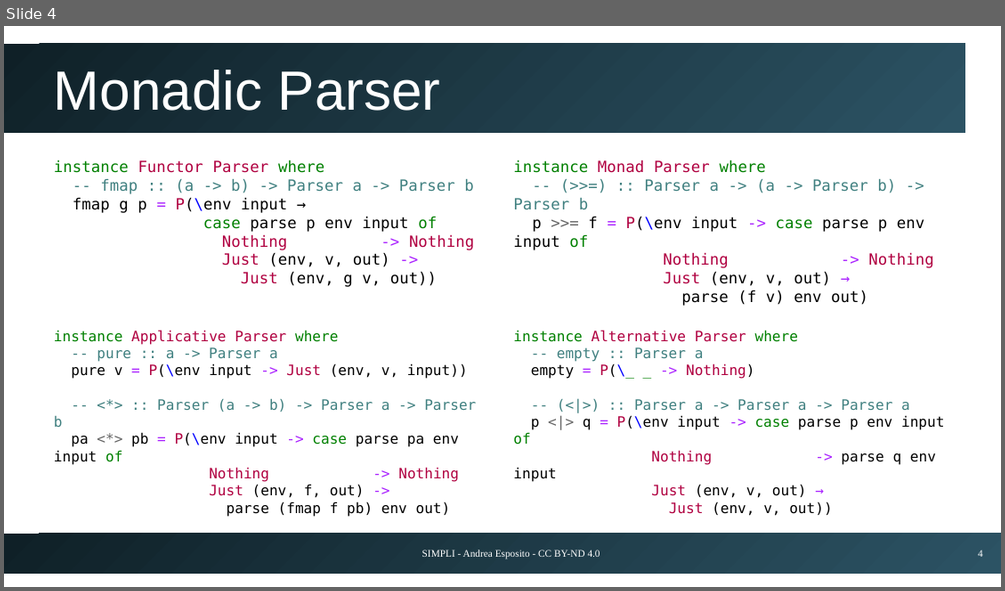
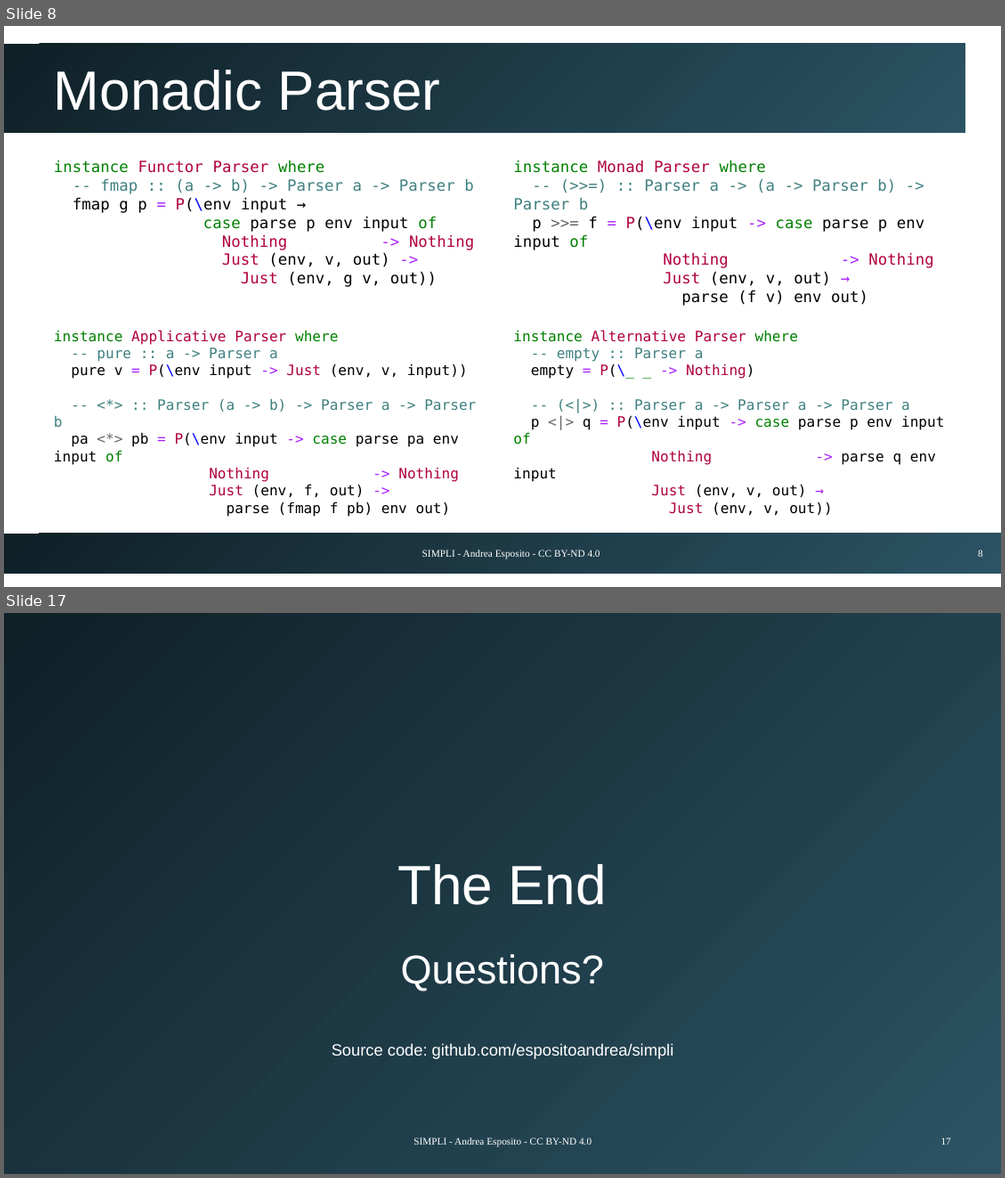
Before and after one commit to espositoandrea/simpli, a slide deck: docs/presentation.odp. Shown one above the other, each under a label of ours: slide 4 before the commit, slides 8 and 17 after it; the slides between them are not shown. The pictures are 1005x591 and 1005x1178 pixels, drawn with LibreOffice and Linux fonts; fonts in the diff are those of the drawing. Boxes give left, top, right and bottom in pixels: in the first picture for what was removed or moved away, otherwise in the second. Text is boxed around its words. In the diff, an @@ line names an element or a change of style, - is before the commit and + after.

```diff
--- a/docs/presentation.odp
+++ b/docs/presentation.odp
@@ slide 17 added at bbox=[4, 613, 1001, 1174], background gradient #0F2027 to #2C5364 @@
@@ title added at bbox=[397, 864, 607, 905], 44 pt, text #FFFFFF @@
+The End
@@ subtitle added at bbox=[332, 954, 674, 1059], 13 pt, text #FFFFFF @@
+Questions?
+Source code: github.com/espositoandrea/simpli
@@ text added at bbox=[413, 1137, 591, 1147], 8 pt, text #FFFFFF @@
+SIMPLI - Andrea Esposito - CC BY-ND 4.0
@@ page number added at bbox=[941, 1137, 951, 1144], 8 pt, text #FFFFFF @@
+17
@@ what was slide 4 is now slide 8 @@
@@ page number at bbox=[978, 549, 983, 556]: text changed @@
-4
+8
```
Also in this commit, not shown: 1 slide changed, 12 other slides added.
